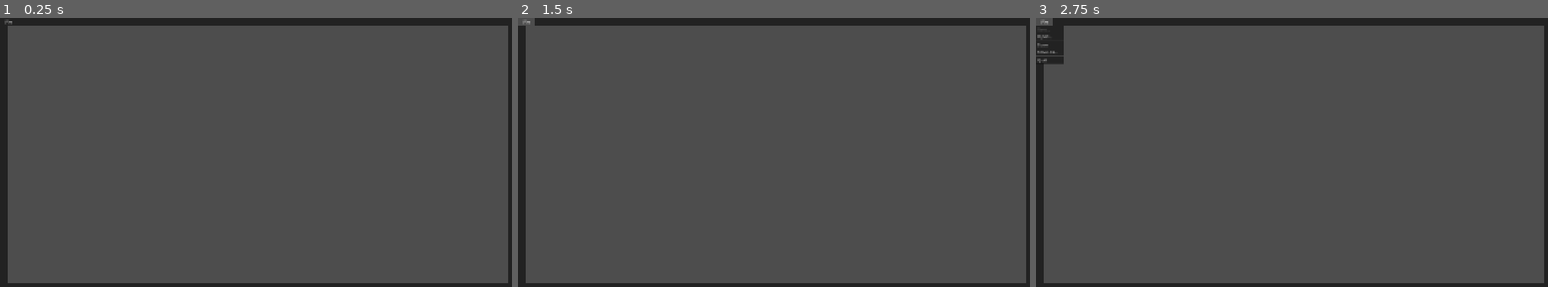
Above: before the commit, frames 1-3 (left to right).
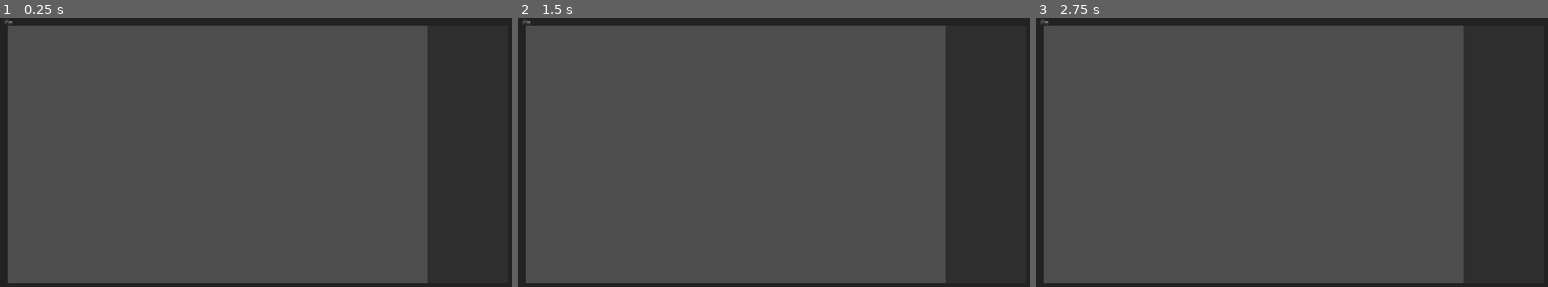
Above: after the commit, the same moments.

Repository: AnalyticalGoose/godough
Game: Godot game, scene res://main.tscn
Same seed, same stepped clock (60 frames per second), same inputs: the game is played once before the commit and once after it.
Inputs:
- Up to frame 1 (0.25 s): no input
- Up to frame 2 (1.5 s): click "File" at 0.5 s; click "File" at 1.25 s
- Up to frame 3 (2.75 s): click "File" at 2 s

The runs differ from the first frame. In frame 1, 15% of the frame differs, in the area x 83-100%, y 2-99%; in frame 2, 15%; in frame 3, 16%, in the area x 0-100%, y 0-99%.

Commit message:
Add params container

Diff:
--- a/ui/ui.tscn
+++ b/ui/ui.tscn
@@ -87,3 +87,22 @@
 offset_bottom = -0.00048828125
 grow_horizontal = 2
 grow_vertical = 0
+
+[node name="MarginContainer" type="MarginContainer" parent="." unique_id=619167466]
+layout_mode = 1
+anchors_preset = 15
+anchor_right = 1.0
+anchor_bottom = 1.0
+grow_horizontal = 2
+grow_vertical = 2
+theme_override_constants/margin_left = 30
+theme_override_constants/margin_top = 30
+theme_override_constants/margin_right = 30
+theme_override_constants/margin_bottom = 30
+
+[node name="ParamsContainer" type="PanelContainer" parent="MarginContainer" unique_id=1321440019]
+custom_minimum_size = Vector2(300, 0)
+layout_mode = 2
+size_flags_horizontal = 8
+theme = ExtResource("1_nb4k0")
+theme_type_variation = &"LargePanelContainer"
--- a/ui/ui_theme.tres
+++ b/ui/ui_theme.tres
@@ -50,6 +50,10 @@
 border_blend = true
 corner_detail = 1
 
+[sub_resource type="StyleBoxFlat" id="StyleBoxFlat_t73vd"]
+bg_color = Color(0.18039216, 0.18039216, 0.18039216, 1)
+corner_detail = 1
+
 [sub_resource type="StyleBoxFlat" id="StyleBoxFlat_udl1o"]
 content_margin_left = 20.0
 content_margin_right = 20.0
@@ -96,6 +100,8 @@
 Button/styles/hover = SubResource("StyleBoxFlat_vuqvt")
 Button/styles/normal = SubResource("StyleBoxFlat_bp0j3")
 Button/styles/pressed = SubResource("StyleBoxFlat_cnyj1")
+LargePanelContainer/base_type = &"PanelContainer"
+LargePanelContainer/styles/panel = SubResource("StyleBoxFlat_t73vd")
 MenuButton/styles/hover = SubResource("StyleBoxFlat_udl1o")
 MenuButton/styles/normal = SubResource("StyleBoxFlat_kbk24")
 MenuButton/styles/pressed = SubResource("StyleBoxFlat_mbvn8")
